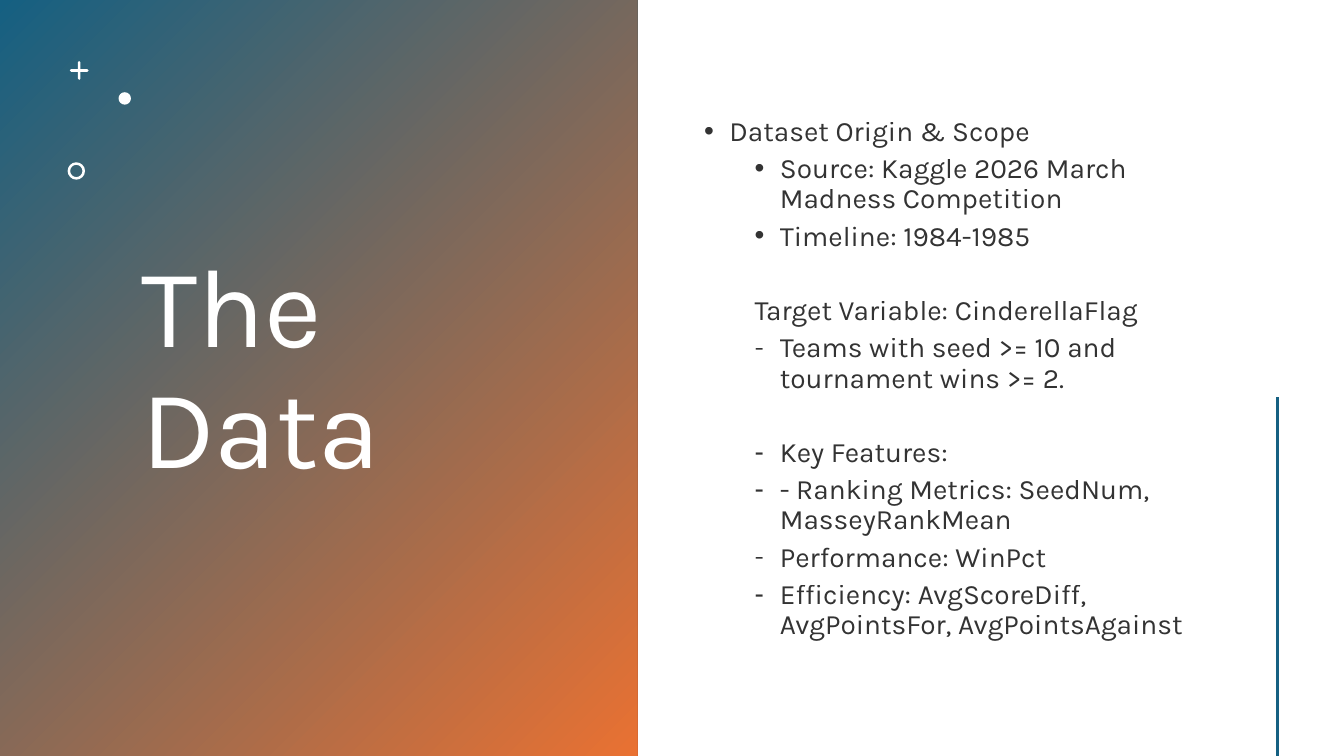
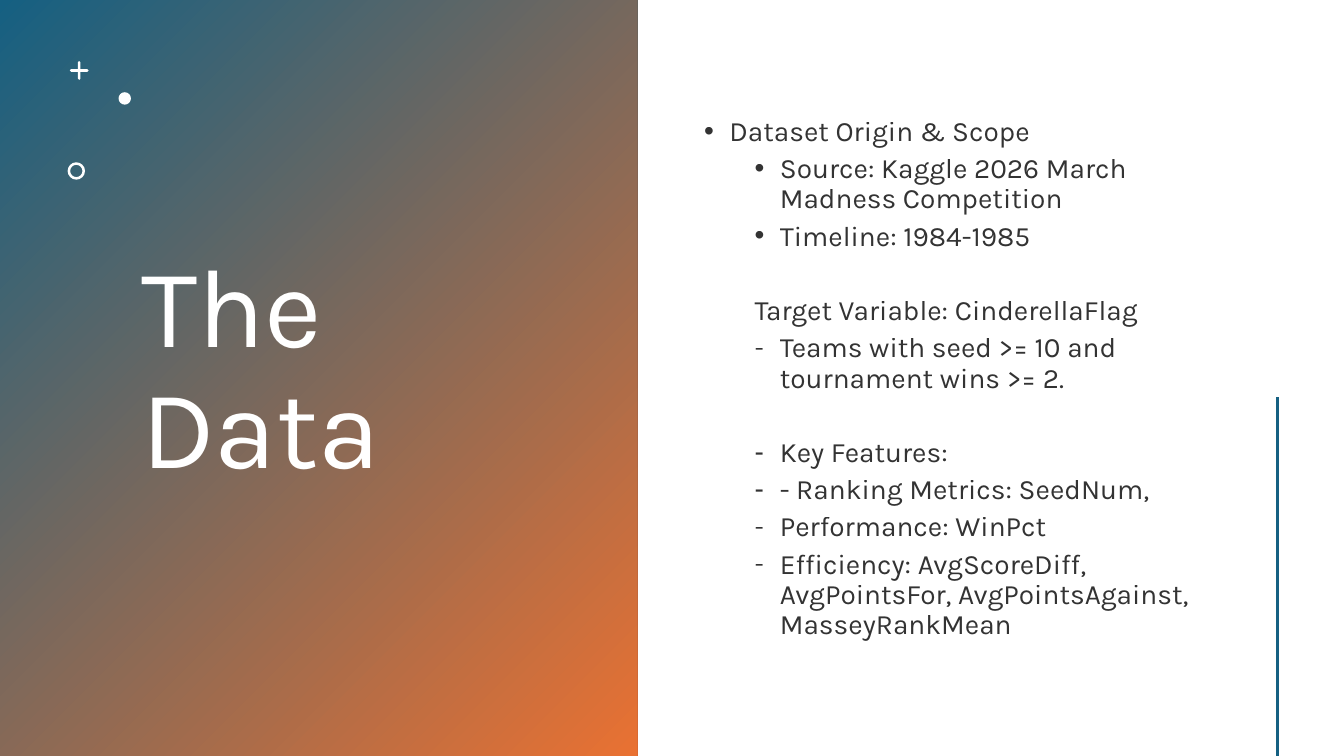
Before and after one commit to ThatTwoDude/STAT486_FinalProject, a slide deck: slide 3 of progress/ClassPresentation.pptx. Drawn at 1344x756 pixels with LibreOffice and Linux fonts; fonts in the diff are those of the drawing. Boxes give left, top, right and bottom in pixels: in the first picture for what was removed or moved away, otherwise in the second. Text is boxed around its words. In the diff, an @@ line names an element or a change of style, - is before the commit and + after.

```diff
--- a/progress/ClassPresentation.pptx
+++ b/progress/ClassPresentation.pptx
@@ text at (796, 480, 1150, 506): text changed @@
-  – - Ranking Metrics: SeedNum, MasseyRankMean
+  – - Ranking Metrics: SeedNum,
@@ text at (780, 554, 1188, 641): text changed @@
-  – Efficiency: AvgScoreDiff, AvgPointsFor, AvgPointsAgainst
+  – Efficiency: AvgScoreDiff, AvgPointsFor, AvgPointsAgainst, MasseyRankMean
```
Also in this commit, not shown: 1 other slide changed, 3 slides added, 1 slide removed.
